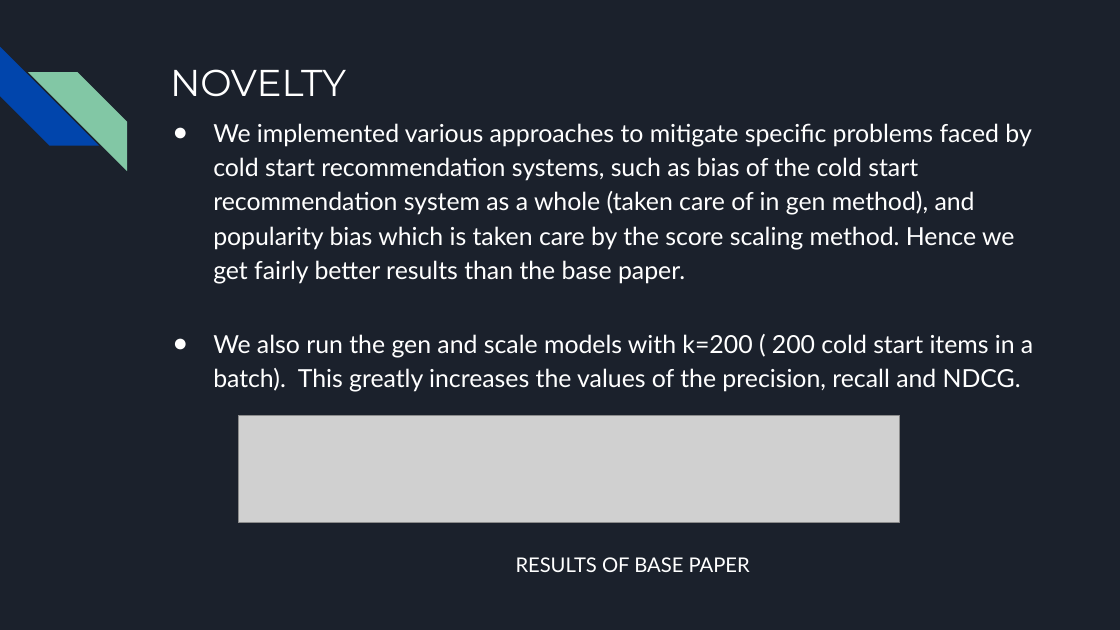
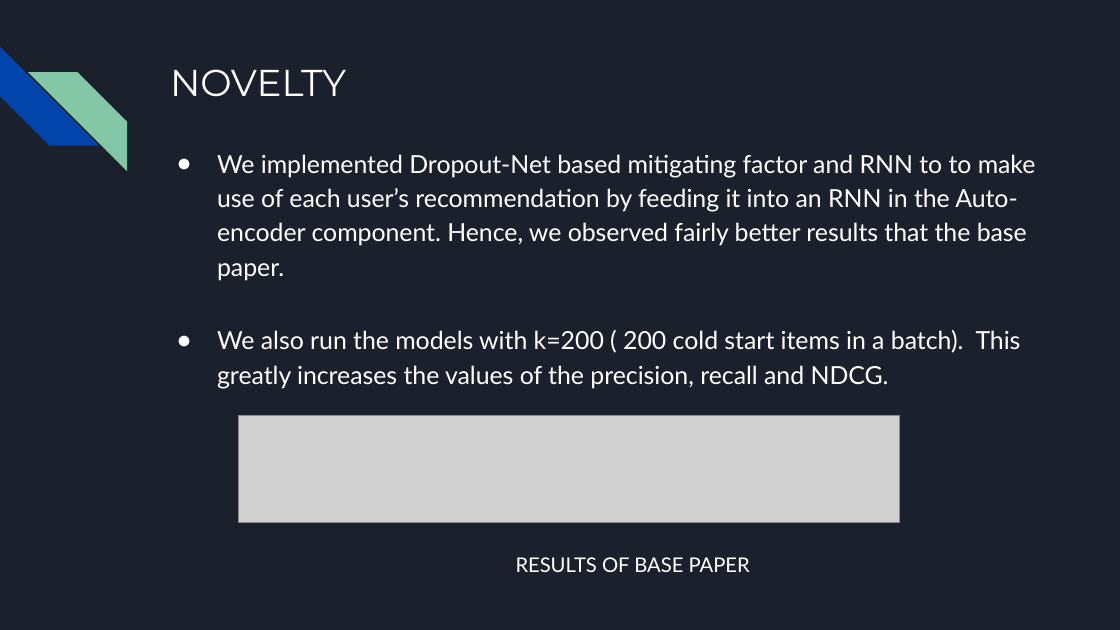
Before and after one commit to nikhilvenkatkumsetty/Mitigating-Unfairness-and-Bias-in-Cold-Start-Recommenders, a slide deck: slide 17 of MIDSEM and ENDSEM Presentations/IT458-IR_Endsem_Team-17_Nikhil_Amith.pptx. Drawn at 1120x630 pixels with LibreOffice and Linux fonts; fonts in the diff are those of the drawing; grey boxes stand for pictures. Boxes give left, top, right and bottom in pixels: in the first picture for what was removed or moved away, otherwise in the second. Text is boxed around its words. In the diff, an @@ line names an element or a change of style, - is before the commit and + after.

```diff
--- a/MIDSEM and ENDSEM Presentations/IT458-IR_Endsem_Team-17_Nikhil_Amith.pptx
+++ b/MIDSEM and ENDSEM Presentations/IT458-IR_Endsem_Team-17_Nikhil_Amith.pptx
@@ text at <box>217,154,1036,389</box>: text changed @@
-● We implemented various approaches to mitigate specific problems faced by cold start recommendation systems, such as bias of the cold start recommendation system as a whole (taken care of in gen method), and popularity bias which is taken care by the score scaling method. Hence we get fairly better results than the base paper.
-● We also run the gen and scale models with k=200 ( 200 cold start items in a batch). This greatly increases the values of the precision, recall and NDCG.
+● We implemented Dropout-Net based mitigating factor and RNN to to make use of each user’s recommendation by feeding it into an RNN in the Auto-encoder component. Hence, we observed fairly better results that the base paper.
+● We also run the models with k=200 ( 200 cold start items in a batch). This greatly increases the values of the precision, recall and NDCG.
```
Also in this commit, not shown: 10 other slides changed, 1 slide added, 1 slide removed, 1 other file.
